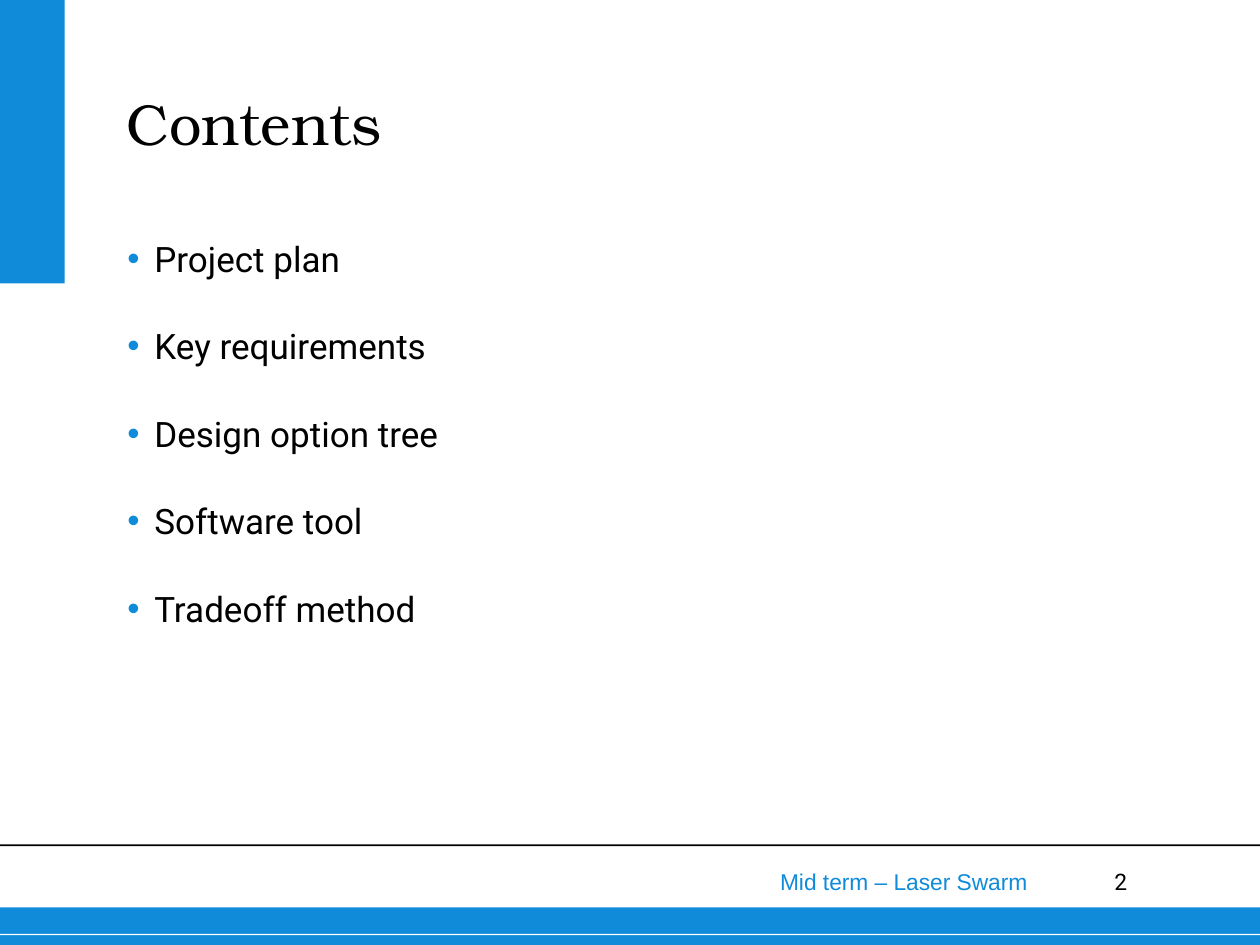
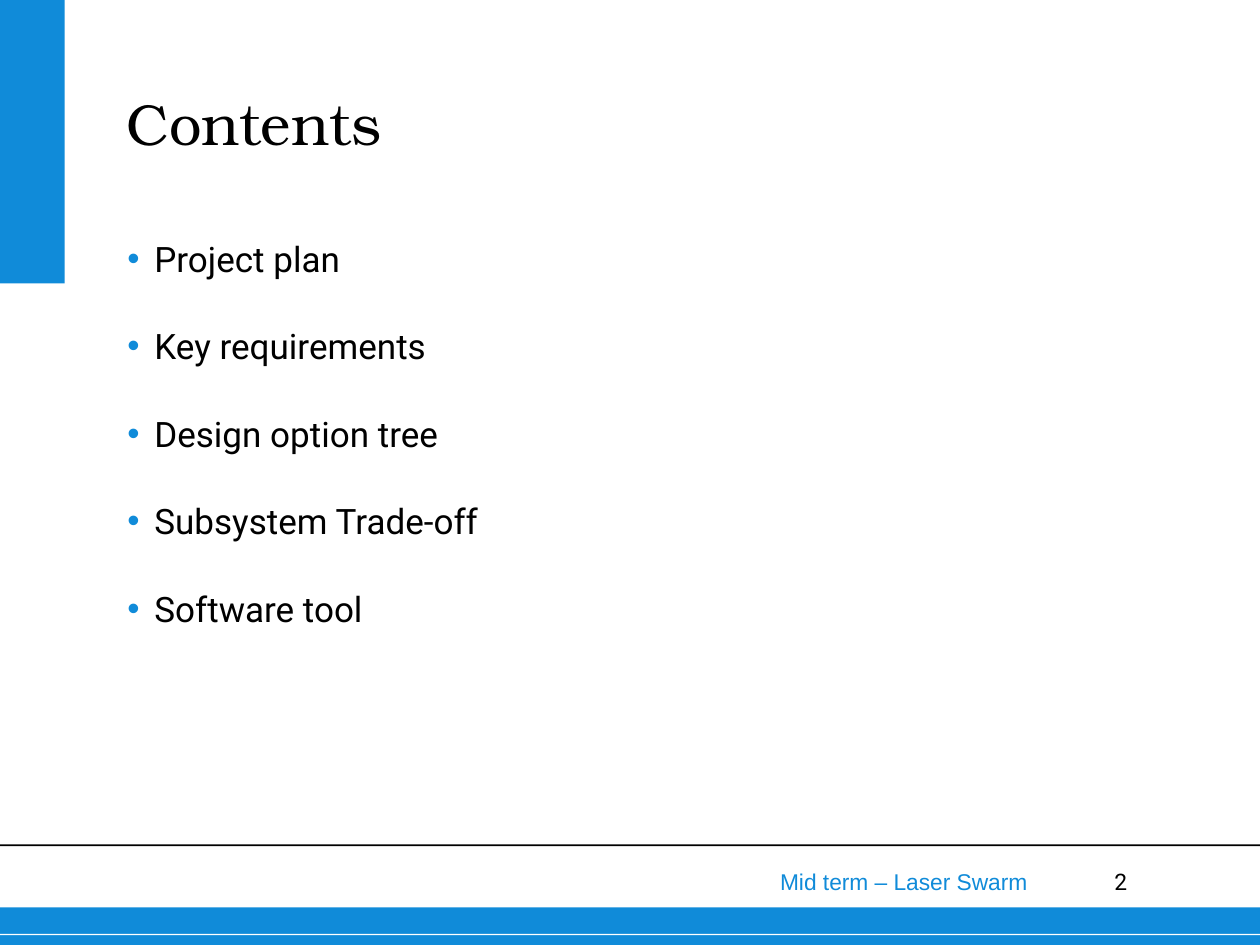
Before and after one commit to thewisenerd/laser-swarm, a slide deck: slide 2 of midTermPresentation/MidTermPresentation.ppt. Drawn at 1260x945 pixels with LibreOffice and Linux fonts; fonts in the diff are those of the drawing; background and template pictures are left out. Boxes give left, top, right and bottom in pixels: in the first picture for what was removed or moved away, otherwise in the second. Text is boxed around its words. In the diff, an @@ line names an element or a change of style, - is before the commit and + after.

```diff
--- a/midTermPresentation/MidTermPresentation.ppt
+++ b/midTermPresentation/MidTermPresentation.ppt
@@ text at bbox=[154, 507, 478, 542]: paragraph added @@
+• Subsystem Trade-off
@@ text at bbox=[154, 595, 416, 623]: paragraph removed @@
-• Tradeoff method
```
Also in this commit, not shown: 2 other slides changed, 11 slides added, 4 slides removed.
